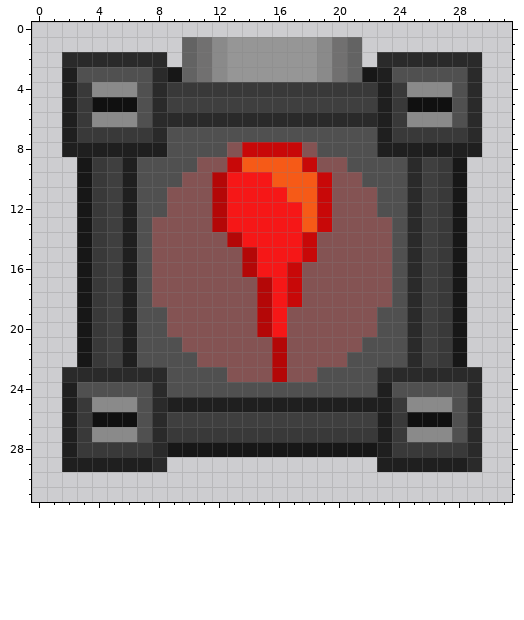
Two states of a pixel-art sprite, Resources/Textures/redTower.png. The first picture shows the starting point.
Rulers count pixels.
The result:
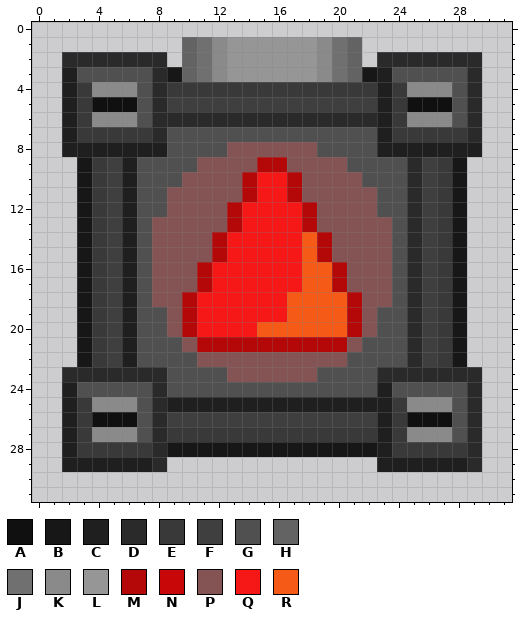
Palette (. is transparent): A #101010  B #171717  C #1f1f1f  D #2a2a2a  E #393939  F #3f3f3f  G #505050  H #636363  J #717070  K #8a8a8a  L #969696  M #b40707  N #c80808  P #845353  Q #f61717  R #f65a17
What changed:
file 384x384 -> 192x192 pixels (blocks of 12x12 -> 6x6; one block is one cell here)
Changed rows in their new state; - is an unchanged pixel.
first column x 10:
 8 ----PPPP----
 9 ---PPMMPP---
10 --PPM-QMPP--
11 --PPM--MPP--
12 --PM----MP--
13 --PM----MP--
14 --MQ----RM--
15 --MQQ---RM--
16 -MQQQ--QRRM-
17 -MQQQQ-QRRM-
18 MQQQQQ-RRRRM
19 MQQQQQ-RRRRM
20 MQQQQRRRRRRM
21 -MMMMM-MMMM-
22 ------P-----
23 ------P-----
